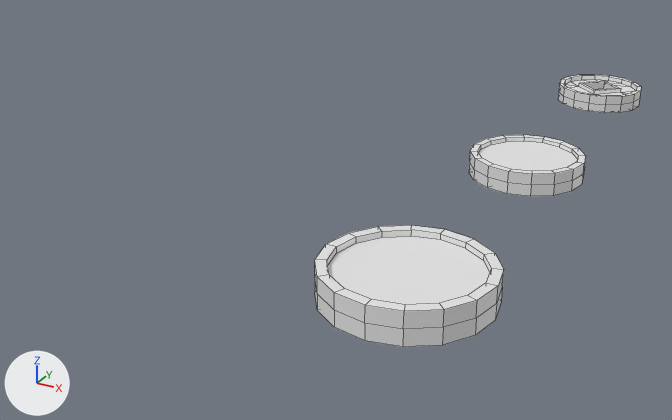
Two versions of the Blender file dev/props.blend, one commit apart.
Rendered twice from a 50 mm camera at (1.79, -4.05, 2.35) aimed at (-1.27, 1.52, -0.44). The axes (+X, +Y, +Z) are drawn at lower left. The lights are the same throughout. The older version comes first. Mesh edges are drawn as thin lines.

The first picture shows 'coin_a', 'coin_b', 'coin_c'.
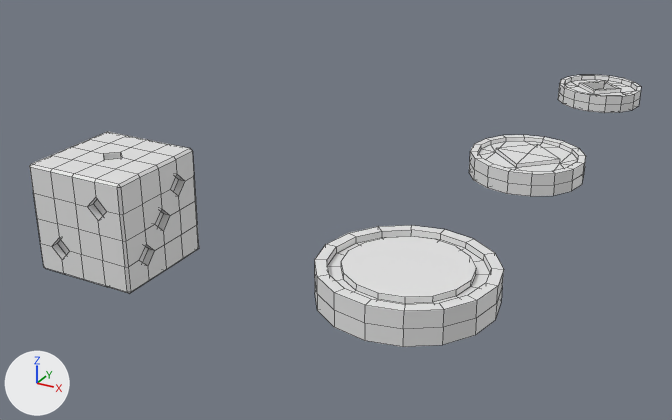
The newer file is also turned or shifted as a whole; pictures and numbers use the older file's frame.

Diff of the bpy script that builds the scene:
```diff
--- a/dev/props.blend.py
+++ b/dev/props.blend.py
@@ me_cylinder_001 @@
 # used by ob_coin_b; location = (0.0, 2.0, 0.0)
-me_cylinder_001.from_pydata(...)  # 112 vertices, 98 faces; spans x -0.4..0.4, y -0.4..0.4, z -0.08..0.08
+me_cylinder_001.from_pydata(...)  # 130 vertices, 144 faces; spans x -0.4..0.4, y -0.4..0.4, z -0.08..0.08
+# me_cylinder_001 part 1
+# 2 faces are deleted
+# 10 vertices are added at x -0.232..0.0, y -0.232..0.0, z -0.06..0.076
+# 8 new vertices lie (0.232, 0.232, 0.0) away from vertices in x -0.232..0.0, y -0.232..0.0, z -0.06..0.076
+# 48 new faces join them
 me_cylinder_001.materials.append(mat_material)
@@ me_cylinder_002 @@
 # used by ob_coin_c; location = (0.0, 0.0, 0.0)
-me_cylinder_002.from_pydata(...)  # 112 vertices, 98 faces; spans x -0.5..0.5, y -0.5..0.5, z -0.1..0.1
+me_cylinder_002.from_pydata(...)  # 176 vertices, 162 faces; spans x -0.5..0.5, y -0.5..0.5, z -0.1..0.1
+# me_cylinder_002 part 2
+# 2 faces are deleted
+# 32 vertices are added at x -0.356..0.356, y -0.356..0.356, z -0.097..0.061
+# 32 new vertices lie (0.0, 0.0, 0.036) away from vertices in x -0.356..0.356, y -0.356..0.356, z -0.097..0.061
+# 66 new faces join them
 me_cylinder_002.materials.append(mat_material)
@@ me_cube_001 @@
+me_cube_001.from_pydata(...)  # 297 vertices, 257 faces; spans x -0.354..0.354, y -0.354..0.354, z -0.354..0.354
+me_cube_001.materials.append(mat_material)  # its picture is missing
@@ ob_dice_a @@
+ob_dice_a = bpy.data.objects.new('dice_a', me_cube_001)
+ob_dice_a.location = (-2.0, 0.0, 0.0)
```

Boxes [x1, y1, x2, y2] around the edits, measured in the pictures (672 x 420 px):
'dice_a', added
    after: [30, 132, 199, 293]
part 1 of me_cylinder_001, built on
    both: [479, 141, 577, 171]
part 2 of me_cylinder_002, built on
    both: [328, 236, 489, 305]
